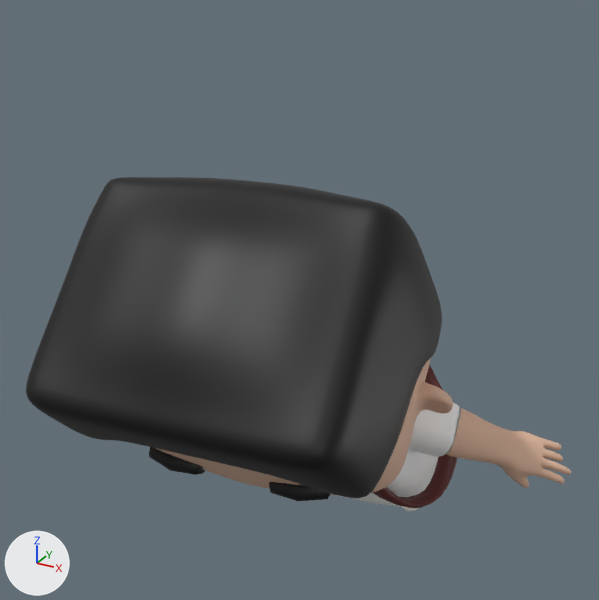
Two versions of the glTF model public/untitled.gltf, one commit apart.
Camera for both pictures: a camera (50 mm lens) standing at (4.29, -8.51, 7.42) and looking at (0.05, -0.81, 3.57). The lights are fixed; the arrows at lower left show +X, +Y and +Z. Where no turn or scale is listed for an object, it has been applied to the vertices. Vertices at the same position are counted once.

Names of what the first picture shows: 'SD2'.
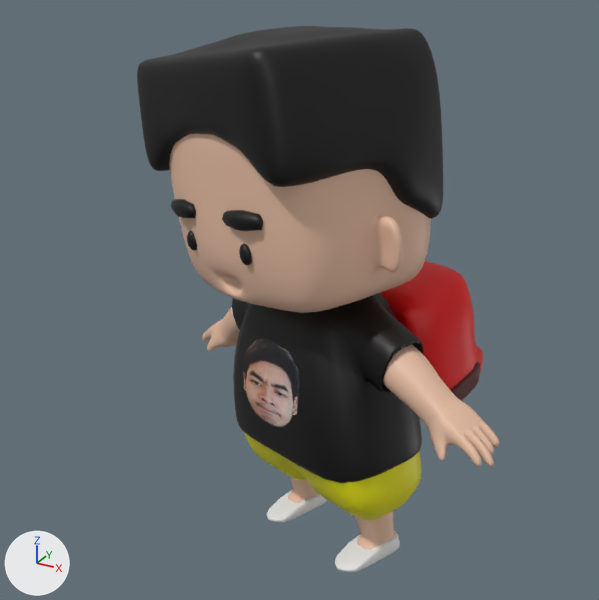
Patch to the scene script:
```diff
--- a/public/untitled.gltf.py
+++ b/public/untitled.gltf.py
@@ mat_lambert9sg @@
 mat_lambert9sg = principled_material('lambert9SG')
-mat_lambert9sg.base_color = (1.0, 1.0, 1.0)  # white #ffffff
+mat_lambert9sg.texture = img_sd2__1
@@ me_sd2 @@
-me_sd2.from_pydata(...)  # 13309 vertices, 26224 faces; spans x -2.78..3.17, y -4.22..1.63, z -0.32..5.41
+me_sd2.from_pydata(...)  # 12617 vertices, 24848 faces; spans x -2.77..2.58, y -1.6..2.26, z -0.3..6.5
+# me_sd2 part 1: the loose piece of 758 vertices spanning x -1.5..2.01, y -1.4..0.89, z 0.58..2.95 is multiplied about its middle by the matrix ((0.837, 0.506, 0.207), (-0.503, 0.564, 0.656), (0.215, -0.653, 0.726)), then moved by (-0.29, 0.31, 0.36)
+# me_sd2 part 2: the loose piece of 495 vertices spanning x -1.24..1.49, y -0.37..1.2, z 0.37..1.69 is multiplied about its middle by the matrix ((0.837, 0.506, 0.207), (-0.503, 0.563, 0.656), (0.215, -0.653, 0.726)), then moved by (-0.08, -0.4, 0.1)
+# me_sd2 part 3: the loose piece of 26 vertices spanning x 0.83..1.46, y -2.94..-2.65, z 2.49..2.74 is multiplied about its middle by the matrix ((0.837, 0.506, 0.207), (-0.503, 0.563, 0.656), (0.215, -0.653, 0.726)), then moved by (-1.54, 1.53, 1.98)
+# me_sd2 part 4: the loose piece of 382 vertices spanning x -0.25..-0.08, y -2.76..-2.56, z 2.22..2.42 is multiplied about its middle by the matrix ((-0.936, 0.305, 0.176), (0.341, 0.659, 0.67), (-0.088, -0.688, 0.721)), then moved by (-0.22, 1.41, 1.88)
+# me_sd2 part 5: the loose piece of 26 vertices spanning x -0.52..0.12, y -3.09..-2.83, z 2.46..2.71 is multiplied about its middle by the matrix ((0.837, 0.506, 0.207), (-0.503, 0.563, 0.656), (0.215, -0.653, 0.726)), then moved by (-1.41, 2.26, 1.81)
+# me_sd2 part 6: the loose piece of 382 vertices spanning x 0.97..1.15, y -2.62..-2.42, z 2.24..2.44 is multiplied about its middle by the matrix ((-0.936, 0.305, 0.176), (0.341, 0.659, 0.67), (-0.088, -0.688, 0.721)), then moved by (-2.54, 1.79, 1.67)
+# me_sd2 part 7: the loose piece of 2349 vertices spanning x -1.35..2.09, y -4.22..-0.92, z 2.89..5.41 is multiplied about its middle by the matrix ((0.837, 0.506, 0.207), (-0.503, 0.563, 0.656), (0.215, -0.653, 0.726)), then moved by (-0.98, 2.82, 1.25)
+# me_sd2 part 8: the loose piece of 2513 vertices spanning x -1.5..2.18, y -3.61..-0.56, z 1.95..4.97 is multiplied about its middle by the matrix ((0.837, 0.506, 0.207), (-0.503, 0.564, 0.656), (0.215, -0.653, 0.726)), then moved by (-0.88, 2.18, 1.11)
+# me_sd2 part 9: the loose piece of 233 vertices spanning x 0.55..1.08, y 0.65..1.56, z -0.11..0.93 is multiplied about its middle by the matrix ((0.837, 0.506, 0.207), (-0.503, 0.563, 0.656), (0.215, -0.653, 0.726)), then moved by (0.03, -1.45, -0.03)
+# me_sd2 part 10: the loose piece of 653 vertices spanning x 0.93..3.17, y -1.03..0.27, z 1.44..2.63 is multiplied about its middle by the matrix ((0.837, 0.506, 0.207), (-0.503, 0.563, 0.656), (0.215, -0.653, 0.726)), then moved by (-0.59, -0.36, 0.76)
+# me_sd2 part 11: the loose piece of 233 vertices spanning x -0.93..-0.38, y 0.49..1.38, z -0.14..0.91 is multiplied about its middle by the matrix ((0.837, 0.506, 0.207), (-0.503, 0.563, 0.656), (0.215, -0.653, 0.726)), then moved by (0.18, -0.66, -0.23)
+# me_sd2 part 12: the loose piece of 653 vertices spanning x -2.78..-0.44, y -1.23..-0.34, z 1.36..2.6 is multiplied about its middle by the matrix ((0.837, 0.506, 0.207), (-0.503, 0.563, 0.656), (0.215, -0.653, 0.726)), then moved by (-0.21, 1.62, 0.25)
+# me_sd2 part 13: the loose piece of 770 vertices spanning x 0.62..1.1, y 0.91..1.63, z -0.3..0.48 is multiplied about its middle by the matrix ((0.837, 0.506, 0.207), (-0.503, 0.563, 0.656), (0.215, -0.653, 0.726)), then moved by (0.04, -1.76, -0.05)
+# me_sd2 part 14: the loose piece of 770 vertices spanning x -0.98..-0.5, y 0.73..1.45, z -0.32..0.46 is multiplied about its middle by the matrix ((0.837, 0.506, 0.207), (-0.503, 0.563, 0.656), (0.215, -0.653, 0.726)), then moved by (0.2, -0.89, -0.26)
+# me_sd2 part 15: the loose piece of 386 vertices spanning x 0.8..1.14, y 0.76..1.31, z 2.45..3.16 is multiplied about its middle by the matrix ((0.837, 0.506, 0.207), (-0.503, 0.563, 0.656), (0.215, -0.653, 0.726)), then moved by (0.59, -0.07, -0.8)
+# me_sd2 part 16: a new loose piece of 1602 vertices spanning x -0.57..1.65, y 0.31..2.26, z 1.32..3.44, in mat_material_002 (red #e70002)
+# me_sd2 part 17: 1948 vertices removed from x -0.99..1.81, y -1.31..1.5, z 1.02..4.03
 me_sd2.materials.append(mat_lambert9sg)
```

Changed parts and their boxes (x1, y1, x2, y2) in the pictures (599 x 600 px; the box of a moved part takes in the faces that stretch with it):
'SD2', surface changed, reshaped (34% narrower, 63% taller): before (26, 177, 571, 511); after (137, 26, 499, 572)
part 1 of me_sd2, moved or reshaped: before (337, 403, 461, 507); after (232, 293, 423, 483)
part 2 of me_sd2, moved or reshaped (not visible before): after (244, 432, 421, 521)
part 3 of me_sd2, moved or reshaped: before (269, 482, 331, 501); after (222, 210, 263, 231)
part 4 of me_sd2, moved or reshaped: before (198, 469, 205, 474); after (239, 244, 252, 265)
part 5 of me_sd2, moved or reshaped: before (149, 447, 203, 475); after (171, 199, 196, 218)
part 6 of me_sd2, moved or reshaped (not visible before): after (187, 231, 197, 250)
part 7 of me_sd2, moved or reshaped: before (26, 177, 442, 498); after (137, 26, 443, 218)
part 8 of me_sd2, moved or reshaped: before (156, 359, 453, 495); after (169, 134, 431, 313)
part 9 of me_sd2, moved or reshaped (not visible before): after (354, 511, 395, 550)
part 10 of me_sd2, moved or reshaped: before (446, 408, 571, 488); after (382, 345, 499, 467)
part 11 of me_sd2, moved or reshaped (not visible before): after (288, 477, 318, 503)
part 12 of me_sd2, moved or reshaped (not visible before): after (202, 307, 240, 351)
part 13 of me_sd2, moved or reshaped: before (401, 506, 419, 511); after (335, 530, 400, 572)
part 14 of me_sd2, moved or reshaped (not visible before): after (267, 490, 326, 523)
part 15 of me_sd2, moved or reshaped (not visible before): after (451, 361, 480, 401)
part 16 of me_sd2, added (red): after (379, 261, 483, 419)
part 17 of me_sd2, deleted (brown): before (372, 365, 458, 508)
